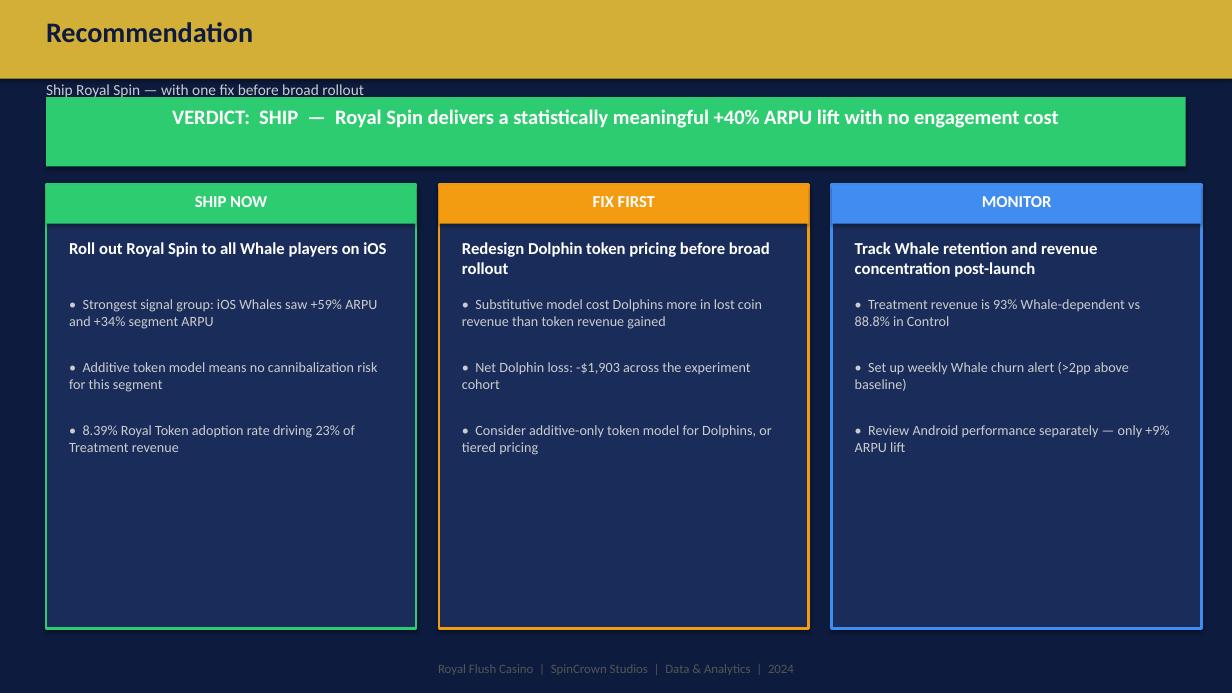
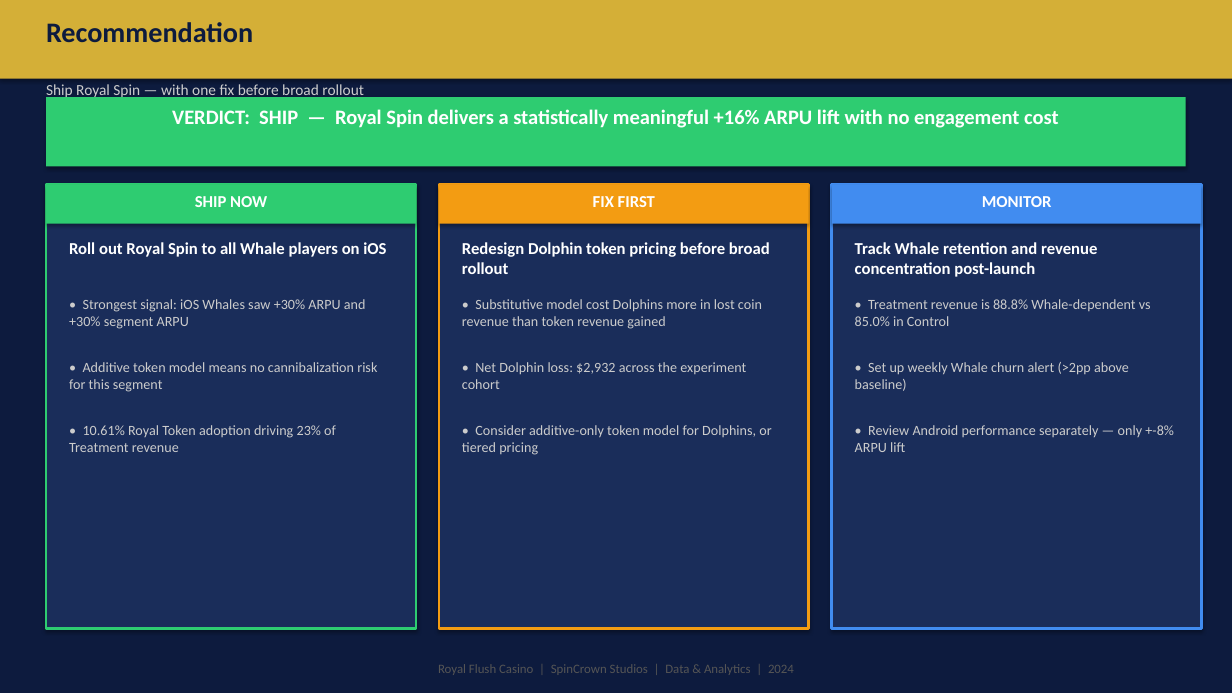
Before and after one commit to DannyEzersky/royal-flush-casino, a slide deck: slide 9 of exports/royal_spin_ab_test.pptx. Drawn at 1232x693 pixels with LibreOffice and Linux fonts; fonts in the diff are those of the drawing. Boxes give left, top, right and bottom in pixels: in the first picture for what was removed or moved away, otherwise in the second. Text is boxed around its words. In the diff, an @@ line names an element or a change of style, - is before the commit and + after.

```diff
--- a/exports/royal_spin_ab_test.pptx
+++ b/exports/royal_spin_ab_test.pptx
@@ text at <box>172,109,1059,128</box>: text changed @@
-VERDICT: SHIP — Royal Spin delivers a statistically meaningful +40% ARPU lift with no engagement cost
+VERDICT: SHIP — Royal Spin delivers a statistically meaningful +16% ARPU lift with no engagement cost
@@ text at <box>69,299,366,329</box>: text changed @@
-• Strongest signal group: iOS Whales saw +59% ARPU and +34% segment ARPU
+• Strongest signal: iOS Whales saw +30% ARPU and +30% segment ARPU
@@ text at <box>855,299,1151,326</box>: text changed @@
-• Treatment revenue is 93% Whale-dependent vs 88.8% in Control
+• Treatment revenue is 88.8% Whale-dependent vs 85.0% in Control
@@ text at <box>462,362,746,389</box>: text changed @@
-• Net Dolphin loss: -$1,903 across the experiment cohort
+• Net Dolphin loss: $2,932 across the experiment cohort
@@ text at <box>69,425,336,452</box>: text changed @@
-• 8.39% Royal Token adoption rate driving 23% of Treatment revenue
+• 10.61% Royal Token adoption driving 23% of Treatment revenue
@@ text at <box>855,425,1174,452</box>: text changed @@
-• Review Android performance separately — only +9% ARPU lift
+• Review Android performance separately — only +-8% ARPU lift
```
Also in this commit, not shown: 7 other slides changed, 9 other files.
